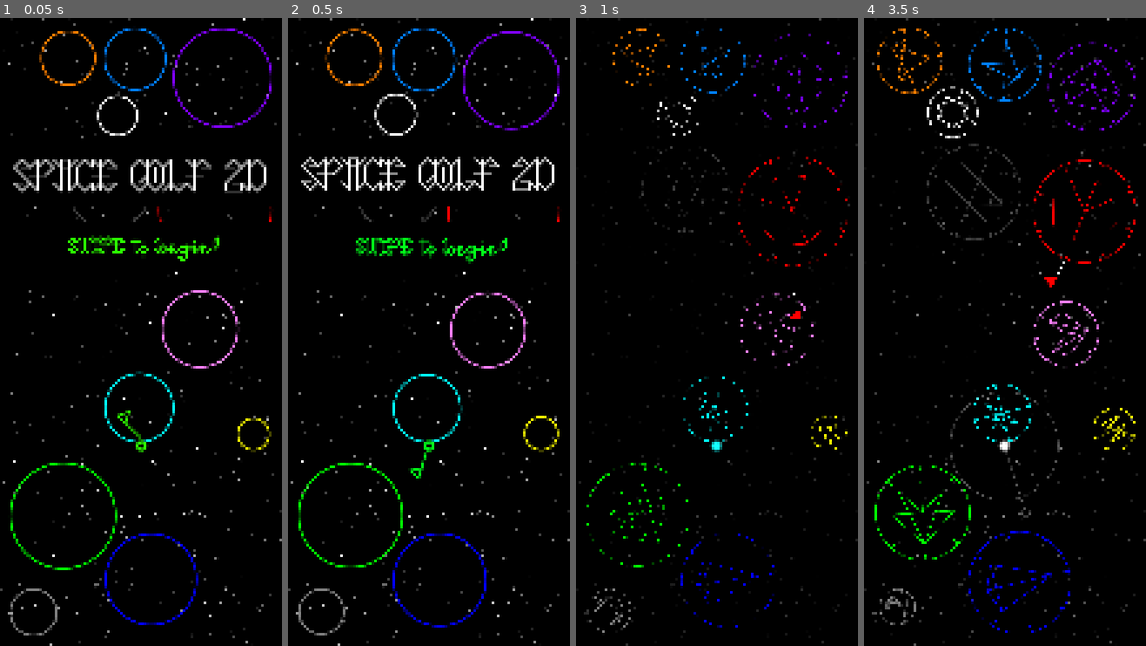
Above: before the commit, frames 1-4 (left to right).
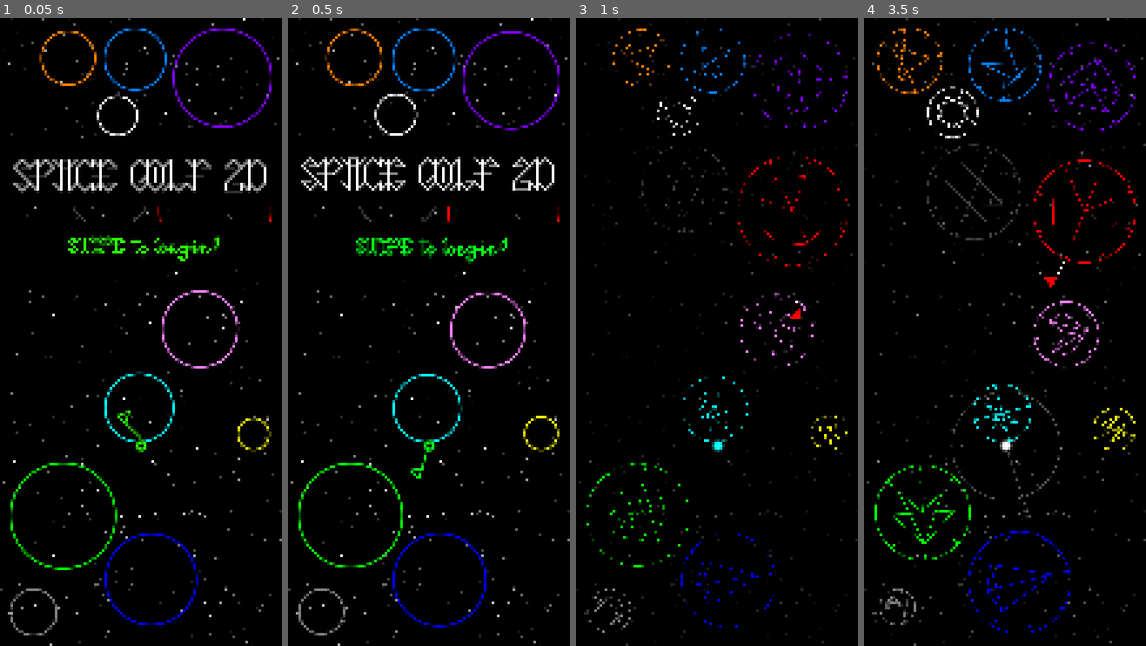
Above: after the commit, the same moments.

Repository: cursebinder22/space-golf-2d
Game: Godot game, scene res://main.tscn
The game is run twice, just before and just after one commit, with the same random seed, the same clock (stepped at 60 frames per second) and the same inputs.
Inputs (mouse positions are in pixels of both pictures, inside the frame that each line leads up to):
- Up to frame 1 (0.05 s): no input
- Up to frame 2 (0.5 s): no input
- Up to frame 3 (1 s): move the mouse to (779, 300) at 0.52 s; click (779, 300) at 0.67 s
- Up to frame 4 (3.5 s): drag from (948, 363) to (990, 457) at 1.27 s; move the mouse to (1033, 193) at 2.02 s; click (1033, 193) at 2.17 s; drag from (990, 457) to (920, 237) at 2.77 s

Frame 1 is identical in both runs. In frame 2, less than 0.1% of the frame differs, in the area x 42-53%, y 67-74%; in frame 3, less than 0.1%; in frame 4, 0.5%, in the area x 30-70%, y 59-80%.

Commit message:
Flipped a sign!
Fixes ball rolling with rotating planets in the opposite direction.

Diff:
--- a/scripts/objects/ball.gd
+++ b/scripts/objects/ball.gd
@@ -56,5 +56,5 @@
 
 		position = planet.position + min_dist * planet_to_ball_dir
 		speed *= (1 - Global.friction) * direction.dot(tangent)
-		speed -= direction.dot(tangent) * planet.tilt_speed * .1
+		speed += direction.dot(tangent) * planet.tilt_speed * .1
 		direction = tangent
